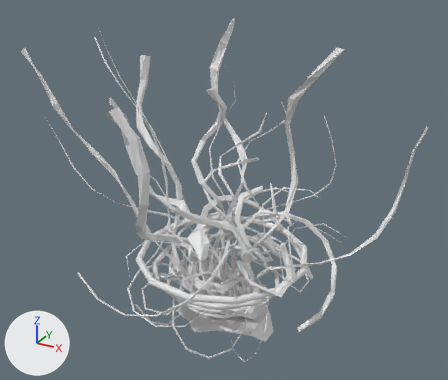
What one commit did to the OBJ model Assets/Models/RightShoulder/Epaule_0008.obj.
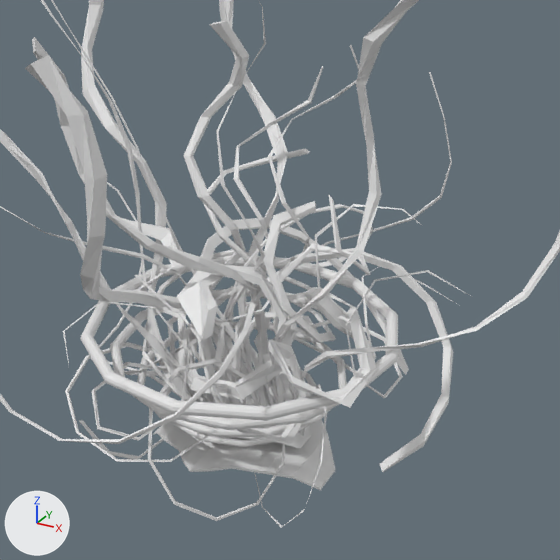
Each version is shown whole from a 50 mm camera at (0.883, -1.598, 1.237) aimed at (-0.011, 0.027, 0.425), then close up on the part from 21% to 88% of the width and 20% to 100% of the height. The axes (+X, +Y, +Z) are drawn at lower left. The lights are the same throughout. Where no turn or scale is listed for an object, it has been applied to the vertices.

The first close-up shows 'Epaule_0008'.
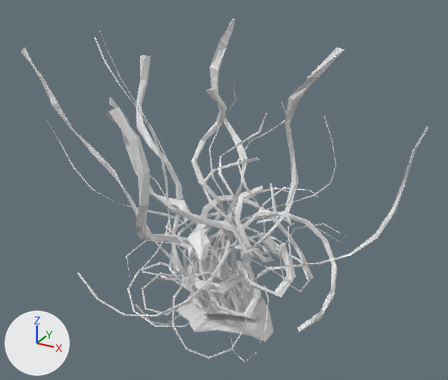
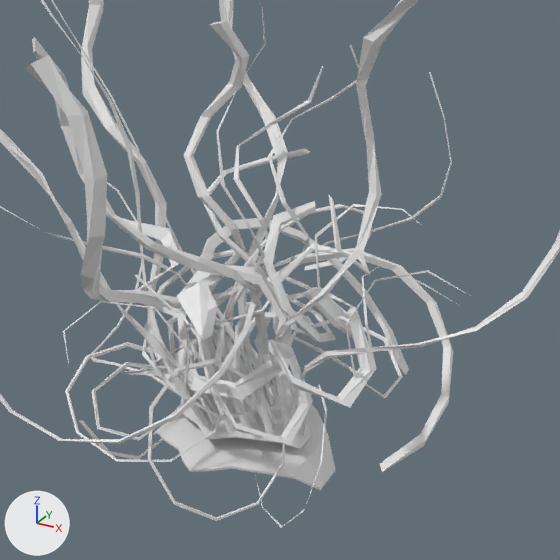
What differs and where, as boxes (x1, y1, x2, y2) in the close-ups (560 x 560 px):
part 1 of me_epaule_0008, deleted
    before: (164, 354, 319, 447)
part 2 of me_epaule_0008, deleted
    before: (110, 289, 376, 430)
part 3 of me_epaule_0008, deleted
    before: (137, 322, 347, 437)
part 4 of me_epaule_0008, deleted
    before: (81, 255, 398, 421)

What changed in the scene script:
```text
Change me_epaule_0008:
    where me_epaule_0008.from_pydata(...)  # 2444 vertices, 4131 faces; spans x -0.665..0.598, y -0.467..0.488, z -0.128..0.961
    used by ob_epaule_0008; location = (0.0, 0.0, 0.0)
    me_epaule_0008 part 1: the loose piece of 144 vertices spanning x -0.152..0.152, y -0.152..0.152, z 0.047..0.059 is deleted
    me_epaule_0008 part 2: the loose piece of 144 vertices spanning x -0.243..0.243, y -0.243..0.243, z 0.144..0.162 is deleted
    me_epaule_0008 part 3: the loose piece of 144 vertices spanning x -0.194..0.194, y -0.194..0.194, z 0.095..0.111 is deleted
    me_epaule_0008 part 4: the loose piece of 144 vertices spanning x -0.289..0.289, y -0.289..0.289, z 0.192..0.214 is deleted
```
